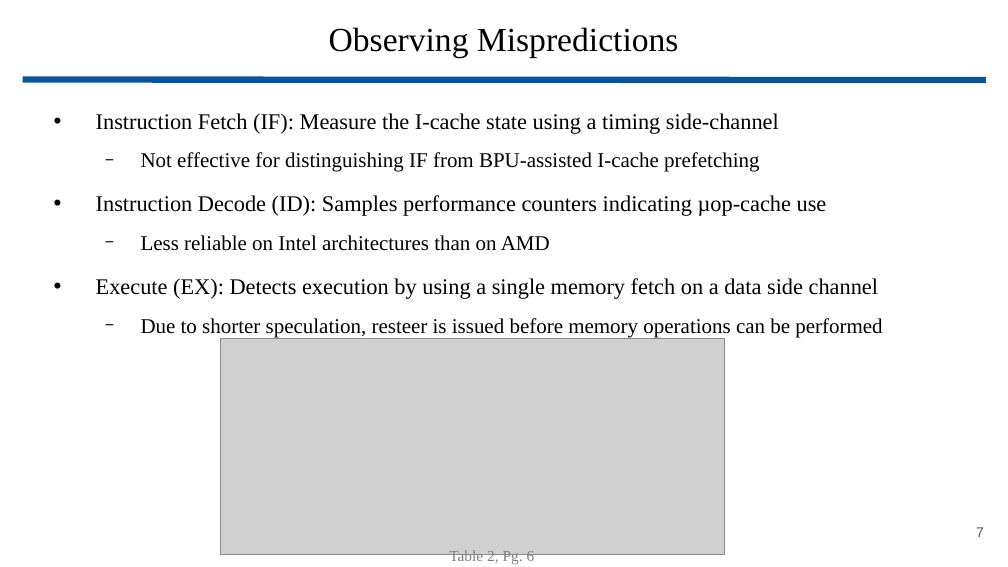
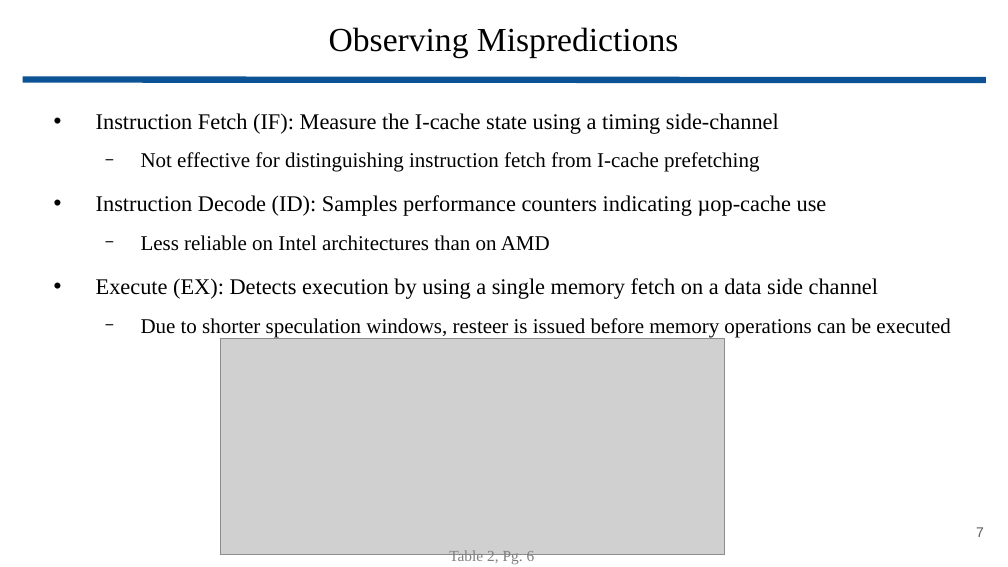
Before and after one commit to wbuz24/grad-research, a slide deck: slide 7 of presentations/Phantom.pptx. Drawn at 1008x567 pixels with LibreOffice and Linux fonts; fonts in the diff are those of the drawing; grey boxes stand for pictures. Boxes give left, top, right and bottom in pixels: in the first picture for what was removed or moved away, otherwise in the second. Text is boxed around its words. In the diff, an @@ line names an element or a change of style, - is before the commit and + after.

```diff
--- a/presentations/Phantom.pptx
+++ b/presentations/Phantom.pptx
@@ text at (141,152,759,172): text changed @@
-  − Not effective for distinguishing IF from BPU-assisted I-cache prefetching
+  − Not effective for distinguishing instruction fetch from I-cache prefetching
@@ text at (141,318,950,337): text changed @@
-  − Due to shorter speculation, resteer is issued before memory operations can be performed
+  − Due to shorter speculation windows, resteer is issued before memory operations can be executed
```
Also in this commit, not shown: 5 other slides changed.
